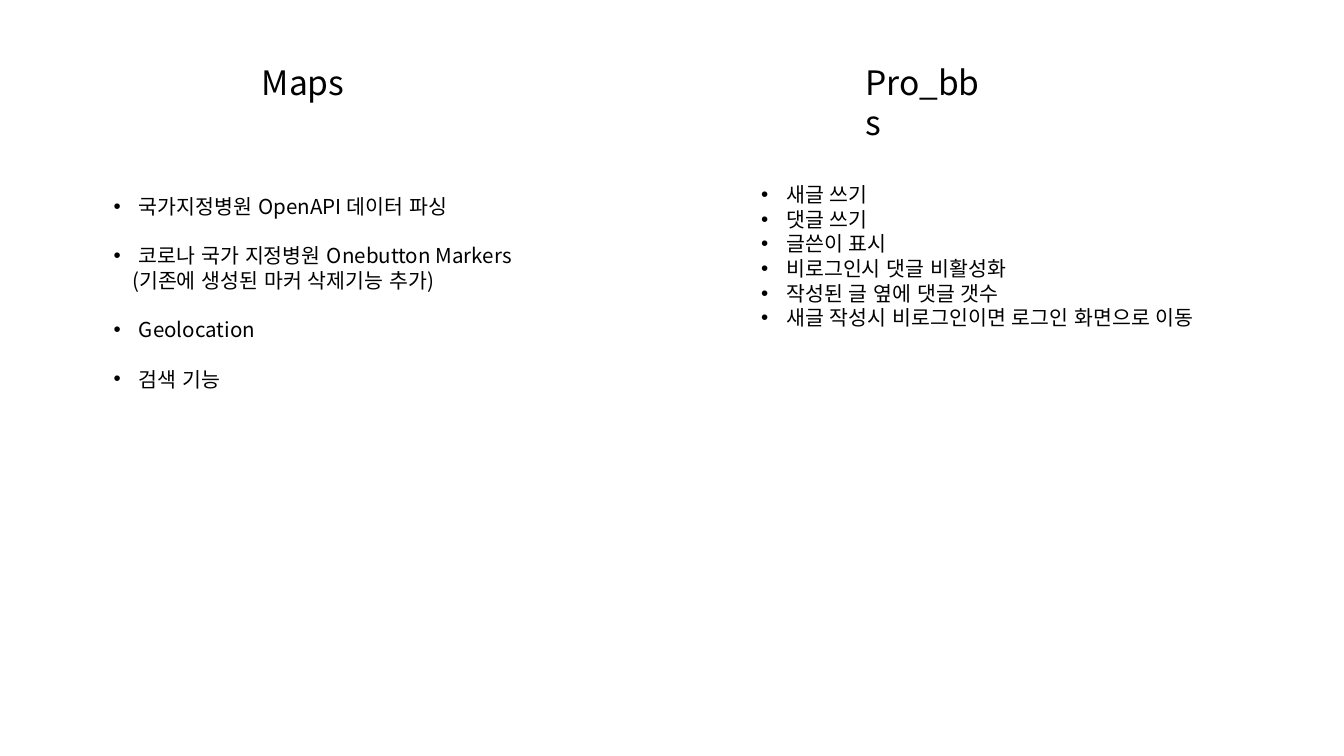
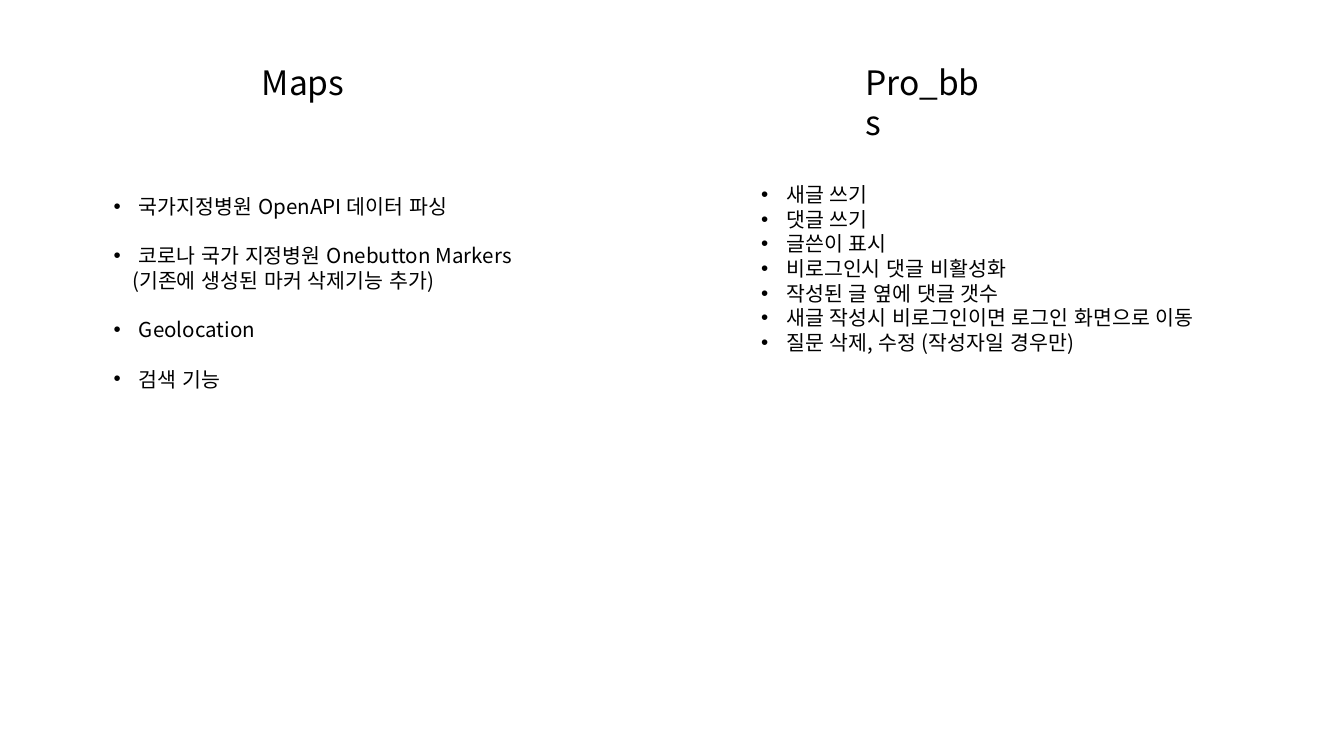
Before and after one commit to ljy9969/WebTeamProject, a slide deck: slide 1 of Function.pptx. Drawn at 1344x756 pixels with LibreOffice and Linux fonts; fonts in the diff are those of the drawing. Boxes give left, top, right and bottom in pixels: in the first picture for what was removed or moved away, otherwise in the second. Text is boxed around its words. In the diff, an @@ line names an element or a change of style, - is before the commit and + after.

```diff
--- a/Function.pptx
+++ b/Function.pptx
@@ text at box(786, 333, 1074, 354): paragraph added @@
+• 질문 삭제, 수정 (작성자일 경우만)
```
Also in this commit, not shown: 4 other files.
